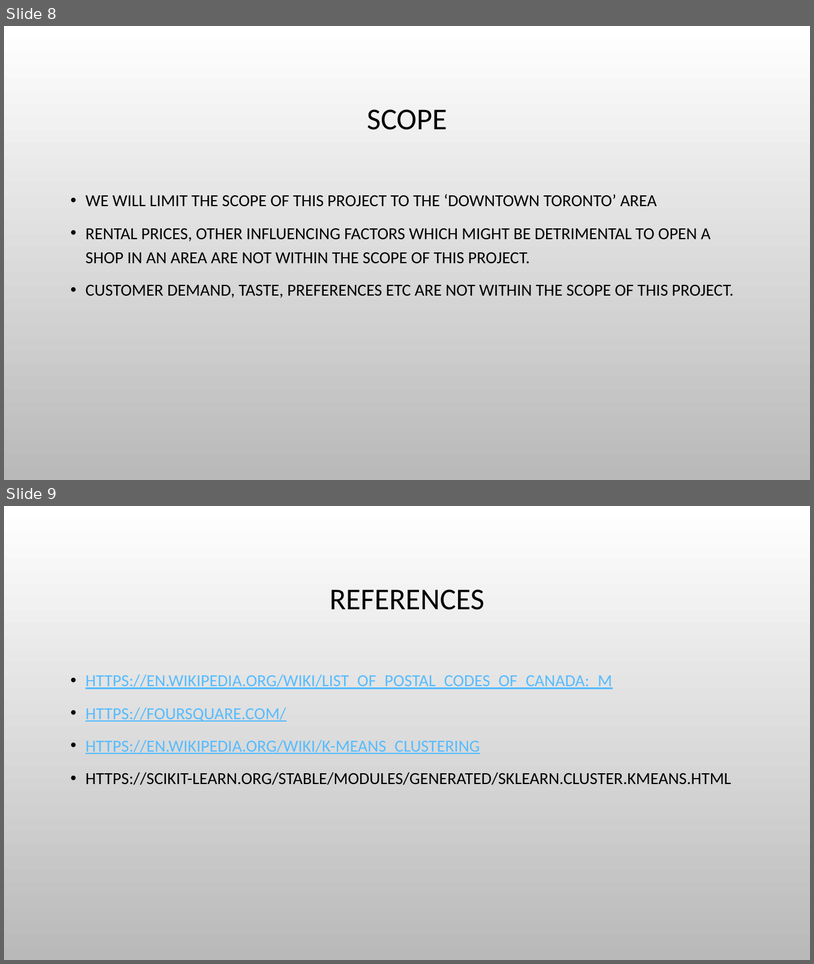
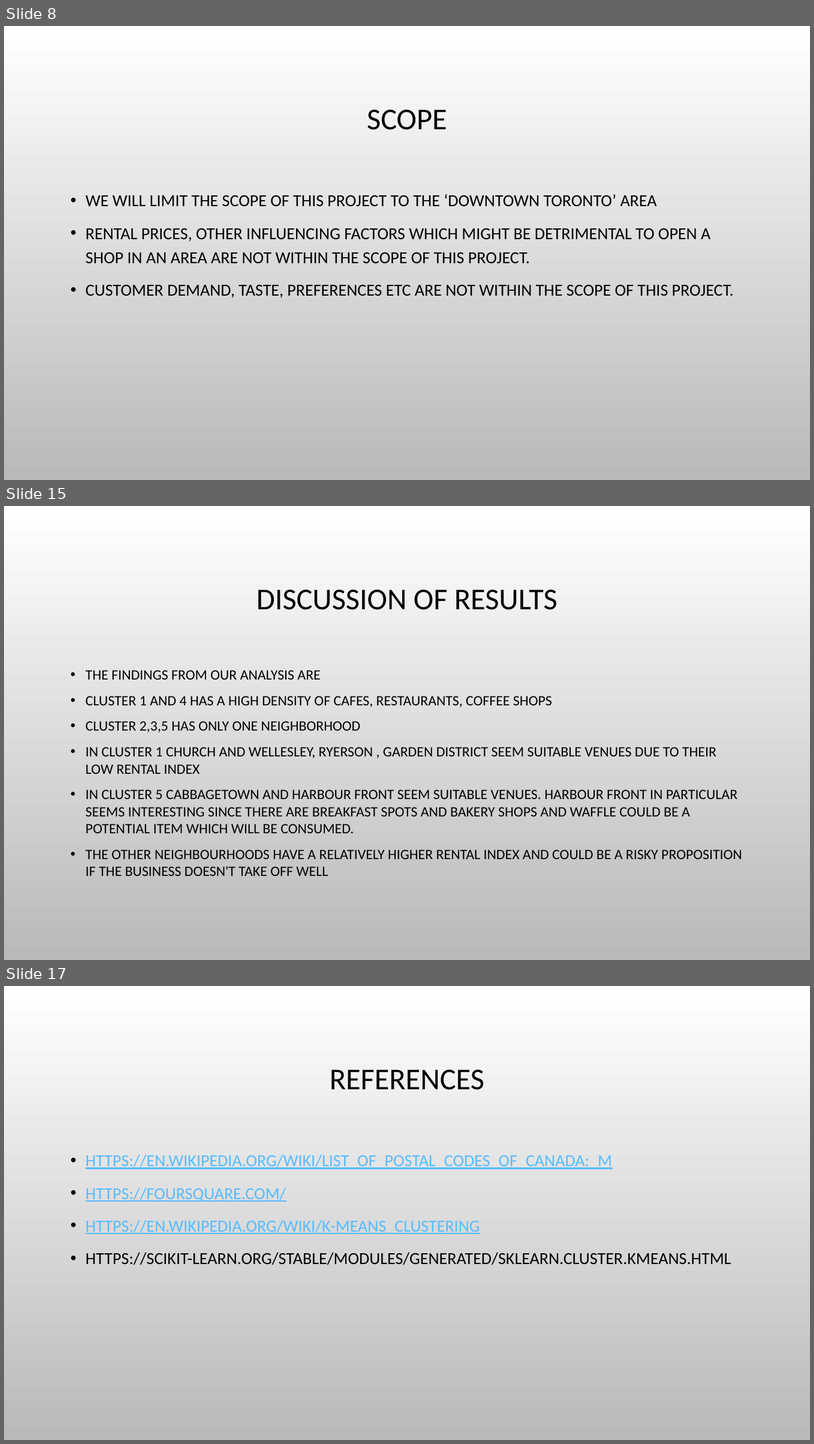
Before and after one commit to liyanshu09/Capstone-Project, a slide deck: IBM DataSCIENCE CAPTSTONE Project.pptx. Shown one above the other, each under a label of ours: slides 8 and 9 before the commit, slides 8, 15 and 17 after it; the slides between them are not shown. The pictures are 814x964 and 814x1444 pixels, drawn with LibreOffice and Linux fonts; fonts in the diff are those of the drawing; background and template pictures are left out. Boxes give left, top, right and bottom in pixels: in the first picture for what was removed or moved away, otherwise in the second. Text is boxed around its words. In the diff, an @@ line names an element or a change of style, - is before the commit and + after.

```diff
--- a/IBM DataSCIENCE CAPTSTONE Project.pptx
+++ b/IBM DataSCIENCE CAPTSTONE Project.pptx
@@ slide 15 added at [4,506,810,960], background picture (left out) @@
@@ title added at [257,589,558,610], 36 pt, text #000000 @@
+DISCUSSION OF RESULTS
@@ text added at [86,670,743,876], 17 pt, text #000000 @@
+• THE FINDINGS FROM OUR ANALYSIS ARE
+• CLUSTER 1 AND 4 HAS A HIGH DENSITY OF CAFES, RESTAURANTS, COFFEE SHOPS
+• CLUSTER 2,3,5 HAS ONLY ONE NEIGHBORHOOD
+• IN CLUSTER 1 CHURCH AND WELLESLEY, RYERSON , GARDEN DISTRICT SEEM SUITABLE VENUES DUE TO THEIR LOW RENTAL INDEX
+• IN CLUSTER 5 CABBAGETOWN AND HARBOUR FRONT SEEM SUITABLE VENUES. HARBOUR FRONT IN PARTICULAR SEEMS INTERESTING SINCE THERE ARE BREAKFAST SPOTS AND BAKERY SHOPS AND WAFFLE COULD BE A POTENTIAL ITEM WHICH WILL BE CONSUMED.
+• THE OTHER NEIGHBOURHOODS HAVE A RELATIVELY HIGHER RENTAL INDEX AND COULD BE A RISKY PROPOSITION IF THE BUSINESS DOESN'T TAKE OFF WELL
@@ what was slide 9 is now slide 17 @@
```
Also in this commit, not shown: 7 other slides added.
